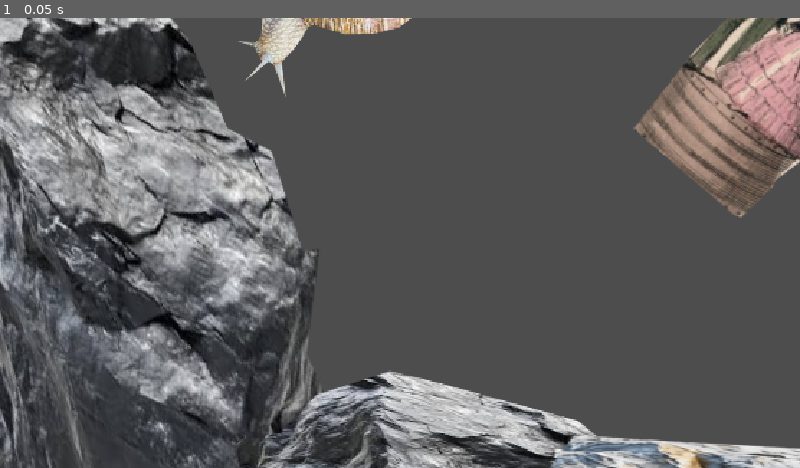
Above: before the commit, frame 1.
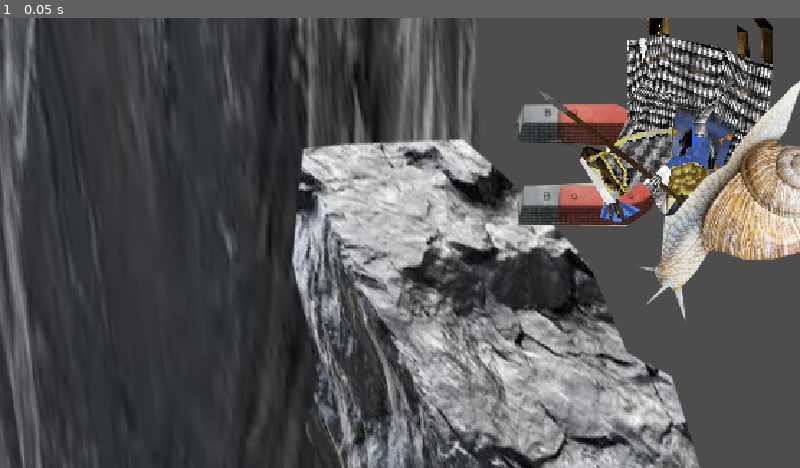
Above: after the commit, the same moment.

Repository: Integer-studio/hcgamejam-26
Game: Godot game, scene res://main.tscn
The game is run twice, just before and just after one commit, with the same random seed, the same clock (stepped at 60 frames per second) and the same inputs.
Inputs:
- Up to frame 1 (0.05 s): no input

The runs differ from the first frame. In frame 1, 63% of the frame differs, in the area x 0-100%, y 0-100%.

Commit message:
updajt again

Diff:
--- a/main.tscn
+++ b/main.tscn
@@ -20,6 +20,7 @@
 [ext_resource type="PackedScene" uid="uid://bqwupmks6gtdv" path="res://assets/fg/scenes/vetrak.tscn" id="17_82xsv"]
 [ext_resource type="PackedScene" uid="uid://oh6fekb662yh" path="res://assets/fg/scenes/zvykacka.tscn" id="18_getpj"]
 [ext_resource type="PackedScene" uid="uid://dm0vqfjmrdmlv" path="res://assets/fg/scenes/toilet.tscn" id="20_getpj"]
+[ext_resource type="PackedScene" uid="uid://k43vf3fc6f5" path="res://assets/fg/scenes/mlyn.tscn" id="21_getpj"]
 
 [node name="Main" type="Node2D" unique_id=2063578211]
 
@@ -125,3 +126,10 @@
 position = Vector2(152.00006, -656)
 rotation = 2.233442
 scale = Vector2(0.13279392, 0.13279392)
+
+[node name="Mlyn" parent="." unique_id=363837391 instance=ExtResource("21_getpj")]
+position = Vector2(1020, -913)
+rotation = -0.031595875
+scale = Vector2(1.5796716, 1.5796716)
+
+[node name="Camera2D" type="Camera2D" parent="." unique_id=1240545475]
